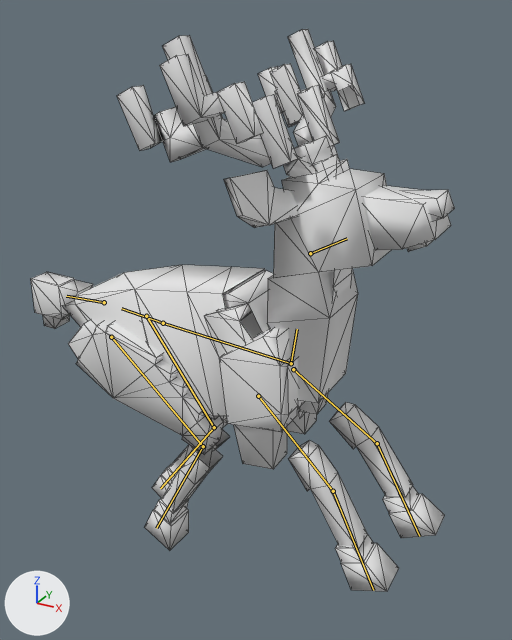
What one commit did to the glTF model public/models/monsters/deer.gltf.
The view is the same before and after, from a 50 mm lens placed at (2.64, -3.73, 3.81), pointed at (0.52, 0.12, 1.88). Arrows for +X, +Y and +Z are at lower left; the lights stay in place. The first picture is the older version. Both versions are drawn at frame 80 of the action 'Action'; the numbers are the values there. The bones that bend it are drawn over the model as lines. Mesh edges are drawn as thin lines.

Objects in the first picture: 'tripo_node_30e59fc9-8683-46d7-aa63-2eef020c3ed0'.
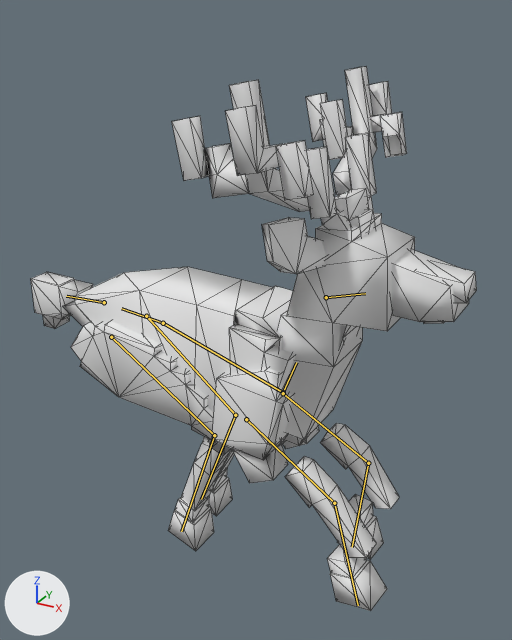
What differs and where, as boxes (x1, y1, x2, y2) in the pictures (512 x 640 px):
'tripo_node_30e59fc9-8683-46d7-aa63-2eef020c3ed0', posed: before (31, 29, 455, 592); after (31, 66, 477, 611)
bone 'Bone', root to tip: before (163, 323) to (291, 363); after (163, 323) to (283, 392)
bone 'Bone.007', root to tip: before (258, 396) to (333, 491); after (246, 419) to (334, 503)
bone 'Bone.008', root to tip: before (333, 491) to (373, 590); after (334, 503) to (358, 605)
bone 'Bone.003', root to tip: before (293, 369) to (377, 443); after (283, 393) to (368, 463)
bone 'Bone.004', root to tip: before (377, 443) to (419, 536); after (368, 463) to (352, 547)
bone 'Bone.009', root to tip: before (146, 316) to (214, 427); after (146, 316) to (235, 415)
bone 'Bone.011', root to tip: before (111, 337) to (203, 446); after (111, 337) to (214, 435)

The edits, one by one:
Bone 'Bone' (bone_bone) turns from (-8, 0, 0) to (4, -1, 1) degrees about its own x, y and z.
Bone 'Bone.007' (bone_bone_007) turns from (37, 1, 0) to (62, 1, 1) degrees about its own x, y and z.
Bone 'Bone.008' (bone_bone_008) turns from (-21, 2, 1) to (-42, 4, -5) degrees about its own x, y and z.
Bone 'Bone.003' (bone_bone_003) turns from (-52, 0, 2) to (-70, 1, 2) degrees about its own x, y and z.
Bone 'Bone.004' (bone_bone_004) turns from (32, 3, -1) to (71, 2, 4) degrees about its own x, y and z.
Bone 'Bone.009' (bone_bone_009) turns from (45, -1, -2) to (60, -1, -2) degrees about its own x, y and z.
Bone 'Bone.011' (bone_bone_011) turns from (-61, 0, 0) to (-70, 0, 0) degrees about its own x, y and z.
